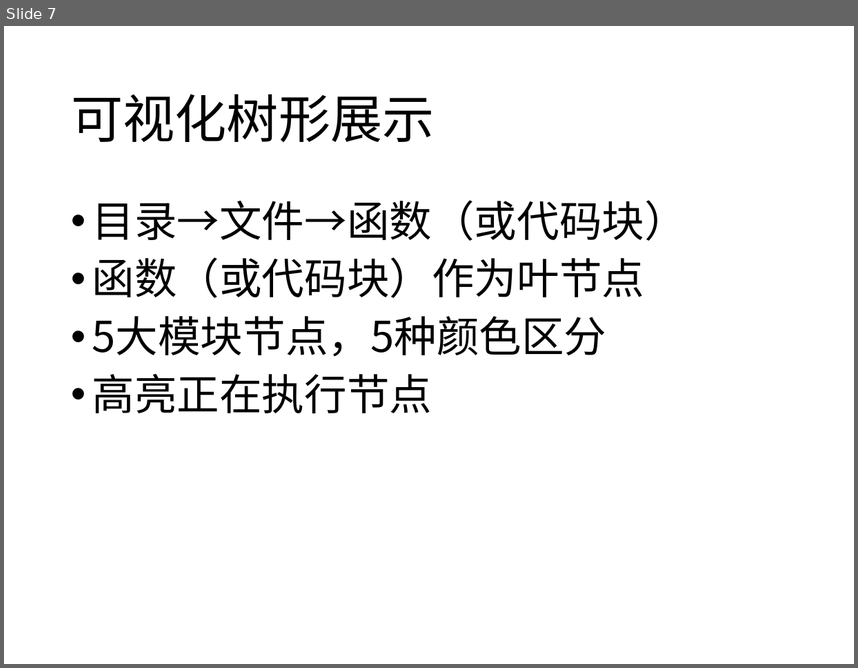
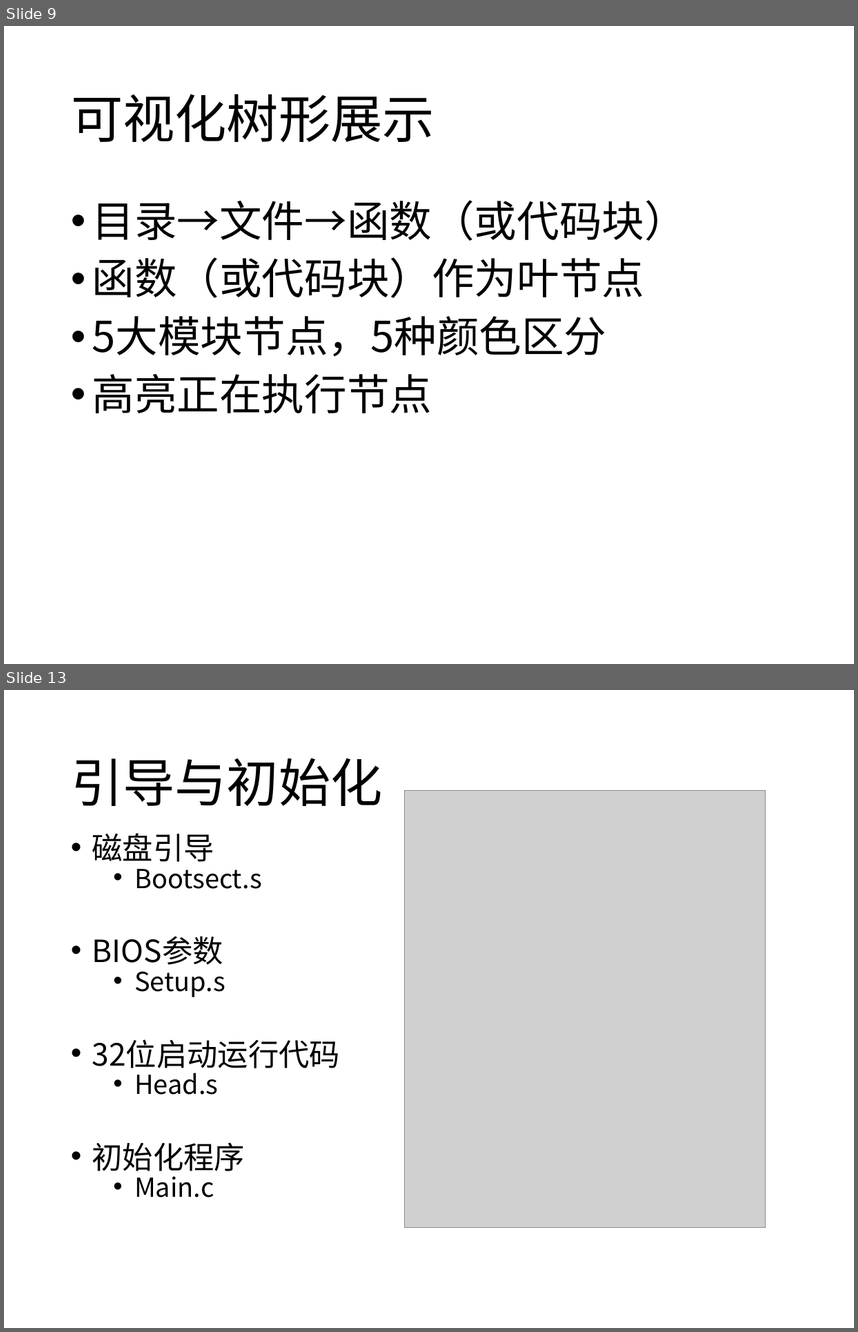
Before and after one commit to sfd158/oldlinux-homework, a slide deck: 宋振华第7周.ppt. Shown one above the other, each under a label of ours: slide 7 before the commit, slides 9 and 13 after it; the slides between them are not shown. The pictures are 858x668 and 858x1332 pixels, drawn with LibreOffice and Linux fonts; fonts in the diff are those of the drawing; grey boxes stand for pictures. Boxes give left, top, right and bottom in pixels: in the first picture for what was removed or moved away, otherwise in the second. Text is boxed around its words. In the diff, an @@ line names an element or a change of style, - is before the commit and + after.

```diff
--- a/宋振华第7周.ppt
+++ b/宋振华第7周.ppt
@@ slide 13 added at (4,690,854,1328), background #FFFFFF @@
@@ title added at (71,758,383,806), 44 pt, text #000000 @@
+引导与初始化
@@ picture added at (404,790,766,1228) @@
@@ text added at (92,833,341,1197), 22.2 pt, text #000000 @@
+• 磁盘引导
+  • Bootsect.s
+• BIOS参数
+  • Setup.s
+• 32位启动运行代码
+  • Head.s
+• 初始化程序
+  • Main.c
@@ what was slide 7 is now slide 9 @@
```
Also in this commit, not shown: 5 slides changed, 5 other slides added, 1 other file.
